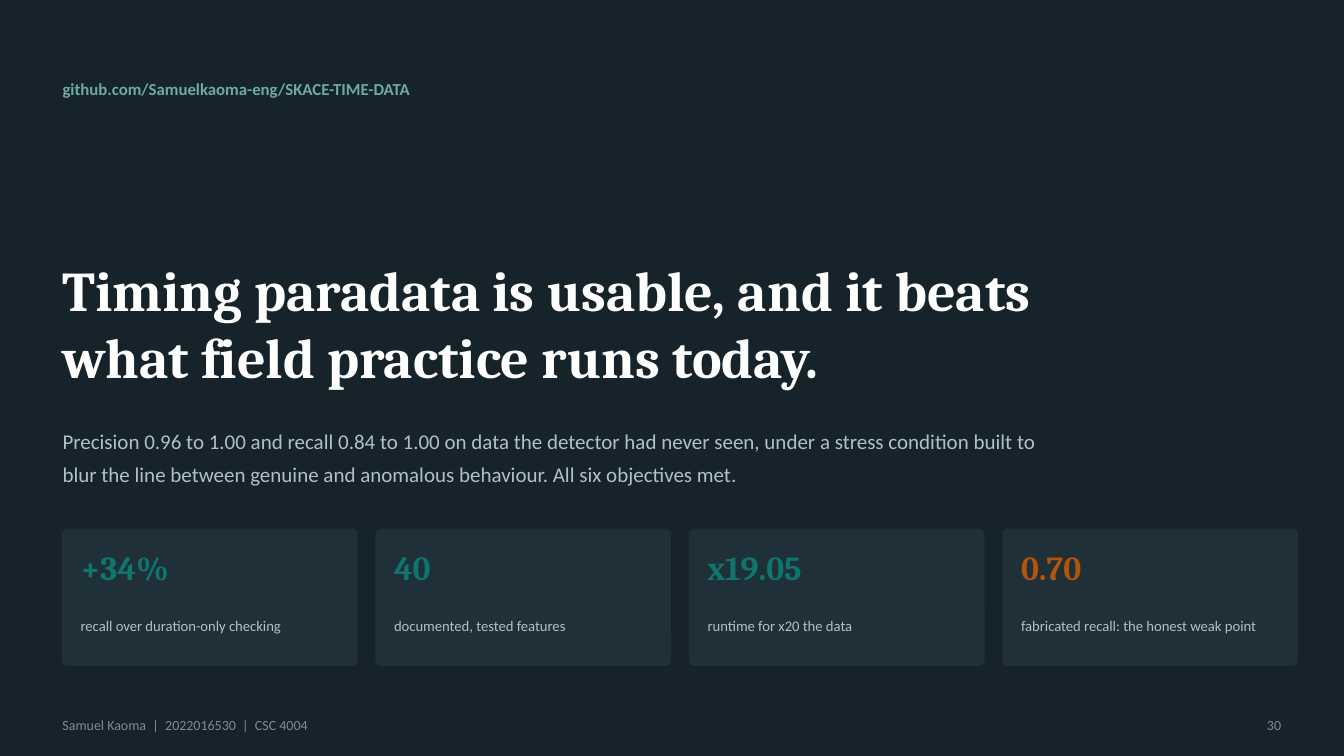
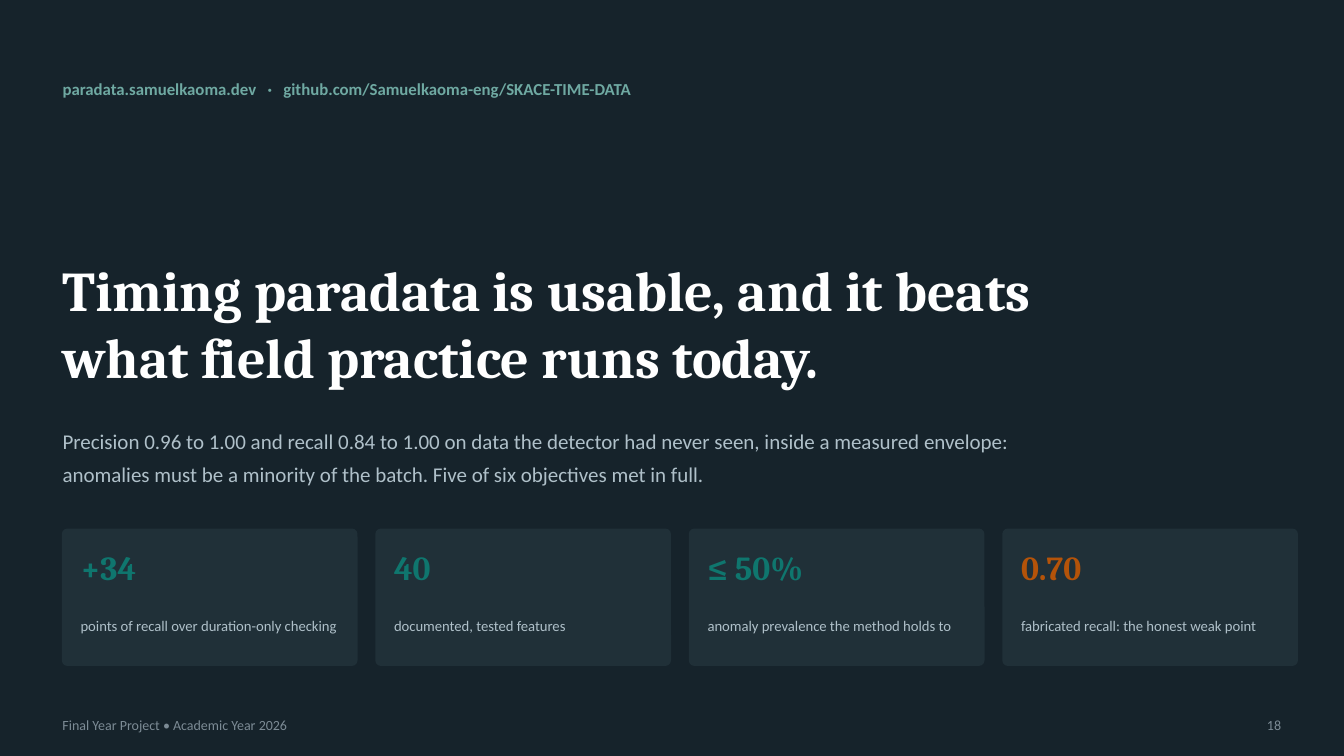
Before and after one commit to Samuelkaoma-eng/SKACE-TIME-DATA, a slide deck: slide 18 of docs/deliverables/Kaoma_Paradata_Presentation.pptx (slide 30 before the commit). Drawn at 1344x756 pixels with LibreOffice and Linux fonts; fonts in the diff are those of the drawing. Boxes give left, top, right and bottom in pixels: in the first picture for what was removed or moved away, otherwise in the second. Text is boxed around its words. In the diff, an @@ line names an element or a change of style, - is before the commit and + after.

Commit message:
Update the presentation deck
Recall gains in percentage points, the stress baseline on the baseline
slide, scaling as cost per interview, canonical profiles on the data slide,
data-quality flags named on the demo slide, and the reference check stated
as in Appendix E. Architecture now comes before data and lists the modules;
footer and slide numbers follow the template; 26 slides cut to 24.

```diff
--- a/docs/deliverables/Kaoma_Paradata_Presentation.pptx
+++ b/docs/deliverables/Kaoma_Paradata_Presentation.pptx
@@ text at (63,83,630,98): text changed @@
-github.com/Samuelkaoma-eng/SKACE-TIME-DATA
+paradata.samuelkaoma.dev · github.com/Samuelkaoma-eng/SKACE-TIME-DATA
@@ text at (63,434,1008,486): text changed @@
-Precision 0.96 to 1.00 and recall 0.84 to 1.00 on data the detector had never seen, under a stress condition built to blur the line between genuine and anomalous behaviour. All six objectives met.
+Precision 0.96 to 1.00 and recall 0.84 to 1.00 on data the detector had never seen, inside a measured envelope: anomalies must be a minority of the batch. Five of six objectives met in full.
@@ text at (81,557,137,580): text changed @@
-+34%
++34
@@ text at (735,557,803,581): text changed @@
-x19.05
+≤ 50%
@@ text at (81,621,337,634): text changed @@
-recall over duration-only checking
+points of recall over duration-only checking
@@ text at (708,621,951,634): text changed @@
-runtime for x20 the data
+anomaly prevalence the method holds to
@@ text at (62,720,287,732): text changed @@
-Samuel Kaoma | 2022016530 | CSC 4004
+Final Year Project • Academic Year 2026
@@ page number at (1267,720,1281,730): text changed @@
-30
+18
```
Also in this commit, not shown: 9 other slides changed, 14 slides added, 21 slides removed.
